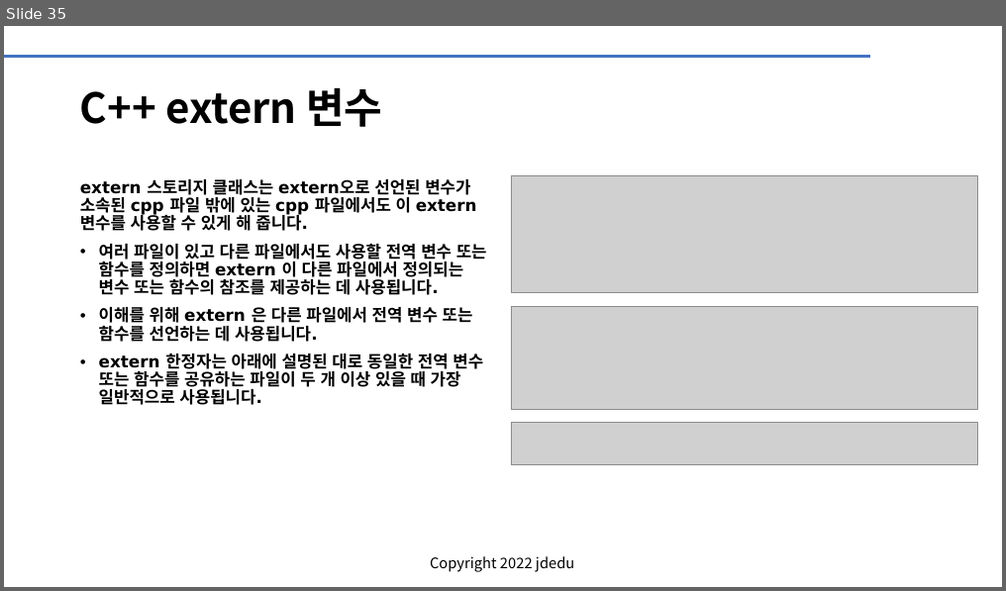
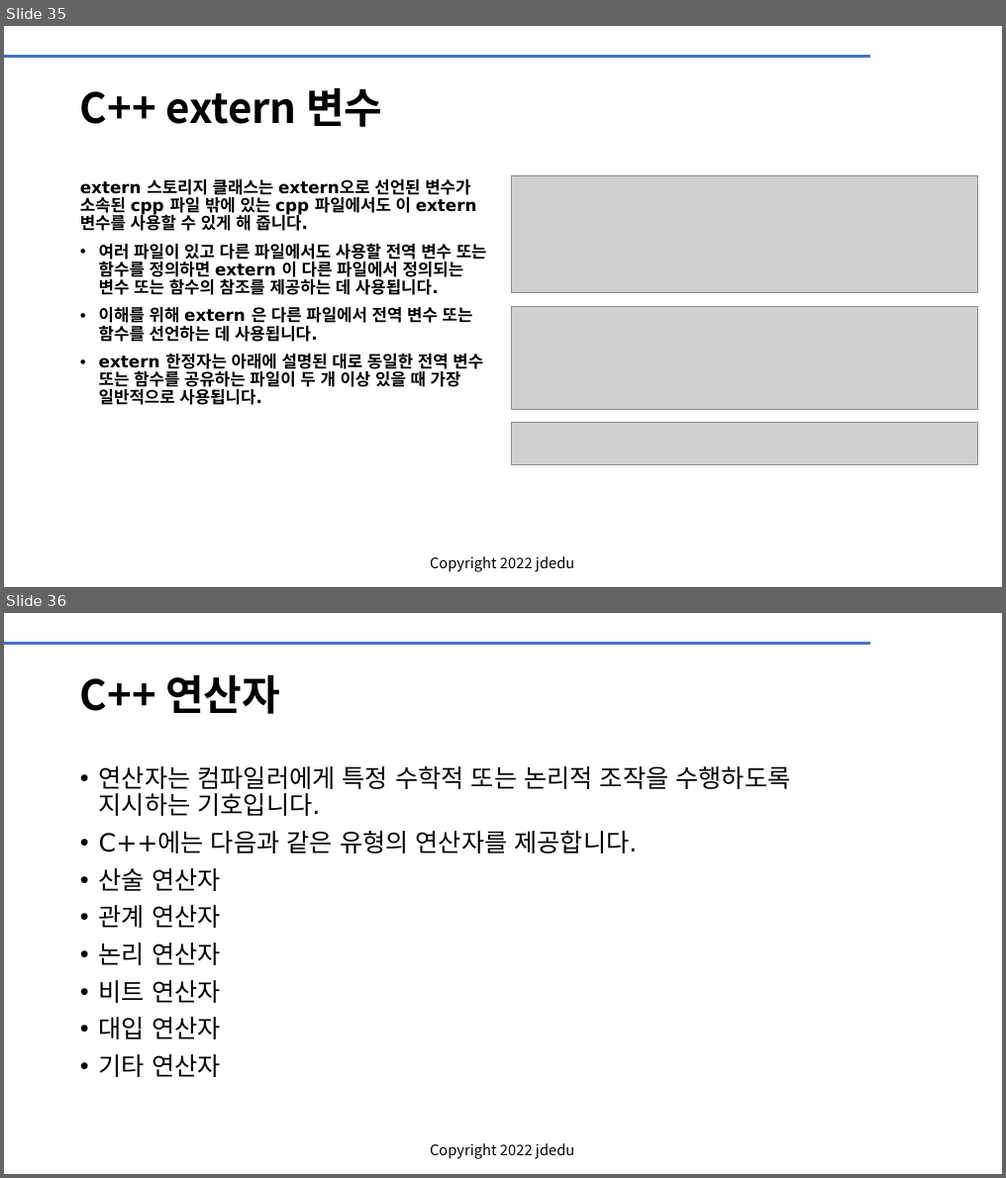
Before and after one commit to JD-edu/KG-KAIROS_robot, a slide deck: doc/KG-KAIROS 리눅스_bash_CC++.pptx. Shown one above the other, each under a label of ours: slide 35 before the commit, slides 35 and 36 after it. The pictures are 1006x591 and 1006x1178 pixels, drawn with LibreOffice and Linux fonts; fonts in the diff are those of the drawing; grey boxes stand for pictures; background and template pictures are left out. Boxes give left, top, right and bottom in pixels: in the first picture for what was removed or moved away, otherwise in the second. Text is boxed around its words. In the diff, an @@ line names an element or a change of style, - is before the commit and + after.

```diff
--- a/doc/KG-KAIROS 리눅스_bash_CC++.pptx
+++ b/doc/KG-KAIROS 리눅스_bash_CC++.pptx
@@ slide 36 added at (4,613,1002,1174), background #FFFFFF; not listed: 2 template elements that a slide beside it also shows @@
@@ title added at (80,675,280,714), 40 pt, text #000000, bold @@
+C++ 연산자
@@ text added at (99,766,791,1077), 24 pt, text #000000 @@
+• 연산자는 컴파일러에게 특정 수학적 또는 논리적 조작을 수행하도록 지시하는 기호입니다.
+• C++에는 다음과 같은 유형의 연산자를 제공합니다.
+  산술 연산자
+  관계 연산자
+  논리 연산자
+  비트 연산자
+  대입 연산자
+  기타 연산자
```
Also in this commit, not shown: 18 other slides added.
